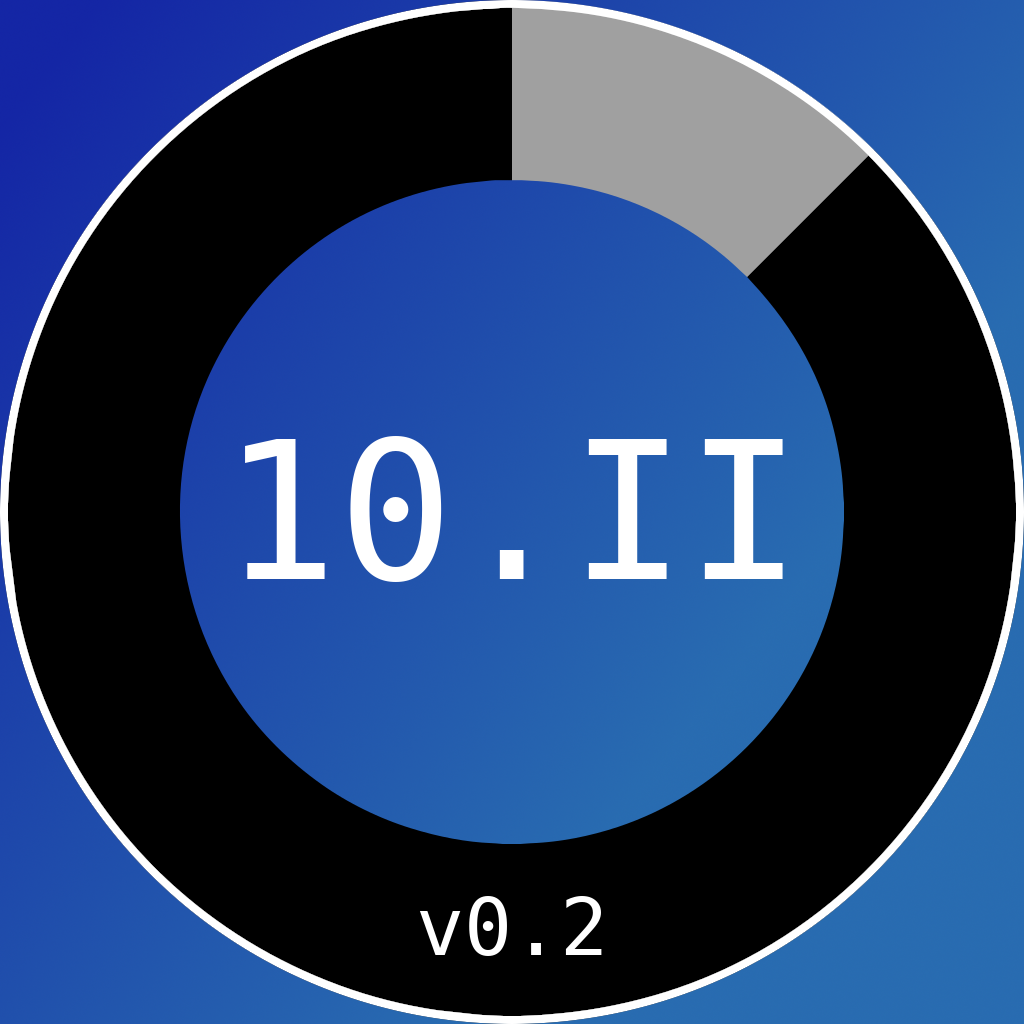
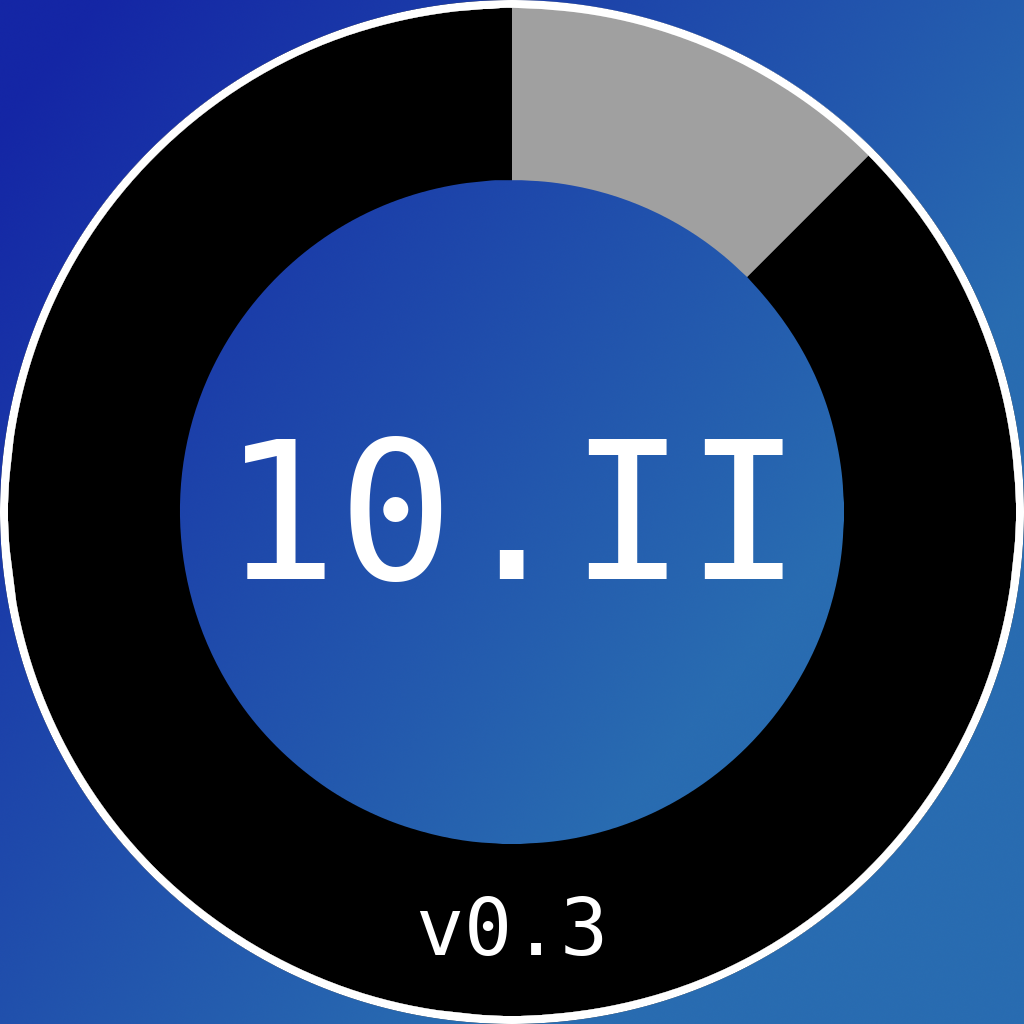
Two versions of the same layered image (1024 × 1024). Layer-by-layer changes:
renamed "v0.2" to "v0.3", painted on it over left=565, top=896, right=603, bottom=956
